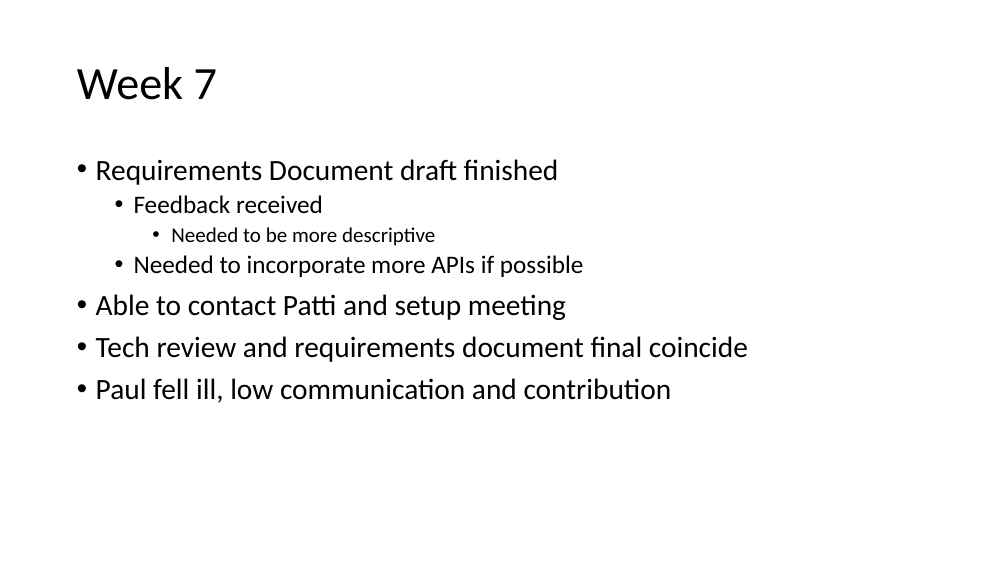
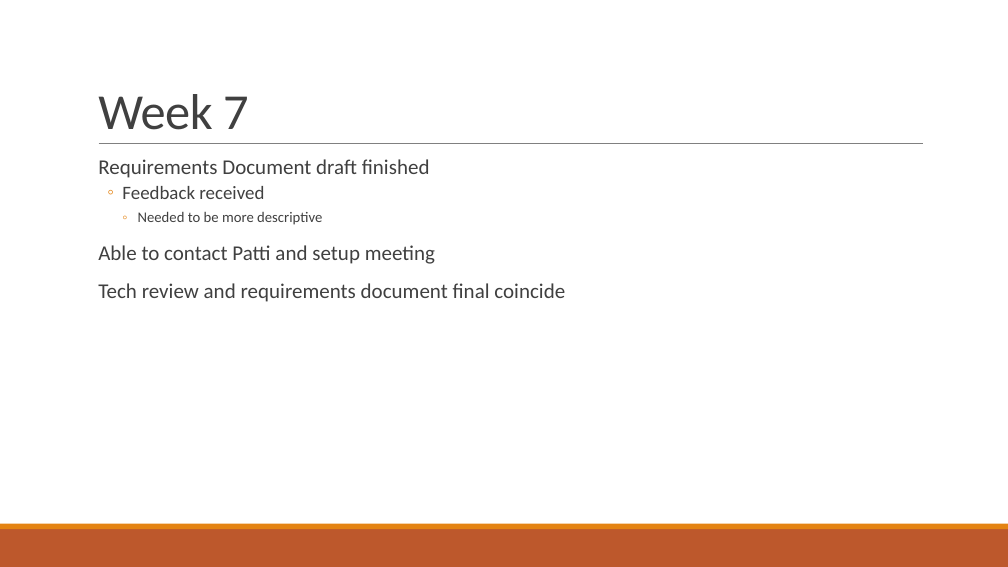
Before and after one commit to gonsalvg/Capstone-Forge-App, a slide deck: slide 29 of Progress Report/Progress report.pptx (slide 27 before the commit). Drawn at 1008x567 pixels with LibreOffice and Linux fonts; fonts in the diff are those of the drawing. Boxes give left, top, right and bottom in pixels: in the first picture for what was removed or moved away, otherwise in the second. Text is boxed around its words. In the diff, an @@ line names an element or a change of style, - is before the commit and + after.

```diff
--- a/Progress Report/Progress report.pptx
+++ b/Progress Report/Progress report.pptx
@@ title "Week 7": place and size @@
-title "Week 7" at [77,67,217,100]
+title "Week 7" at [98,94,248,130]
@@ title "Week 7" at [98,94,248,130]: size 44 to 48 pt, text colour #000000 to #404040, letter spacing 0 to -0.5 pt; line spacing 0.9 to 0.85; vertical alignment middle to bottom @@
@@ line added from (99, 144) to (923, 144), #808080 0.5 pt @@
@@ text "Requirements Document draft finished" at [98,159,565,302]: size 28 to 20 pt in "Requirements Document draft finished", "Able to contact Patti and setup meeting", "Tech review and requirements document final coincide"; text colour #000000 to #404040; size 24 to 18 pt in "Feedback received"; size 20 to 14 pt in "Needed to be more descriptive"; bullet • to  ; more space between paragraphs; bullet • to ◦ @@
@@ text at [134,255,584,277]: paragraph removed @@
-  • Needed to incorporate more APIs if possible
@@ text at [96,378,672,403]: paragraph removed @@
-• Paul fell ill, low communication and contribution
@@ rectangle added at [0,529,1008,567], fill #BD582C @@
@@ rectangle added at [0,524,1008,529], fill #E48312 @@
```
Also in this commit, not shown: 32 other slides changed, 2 slides added, 1 slide removed.
